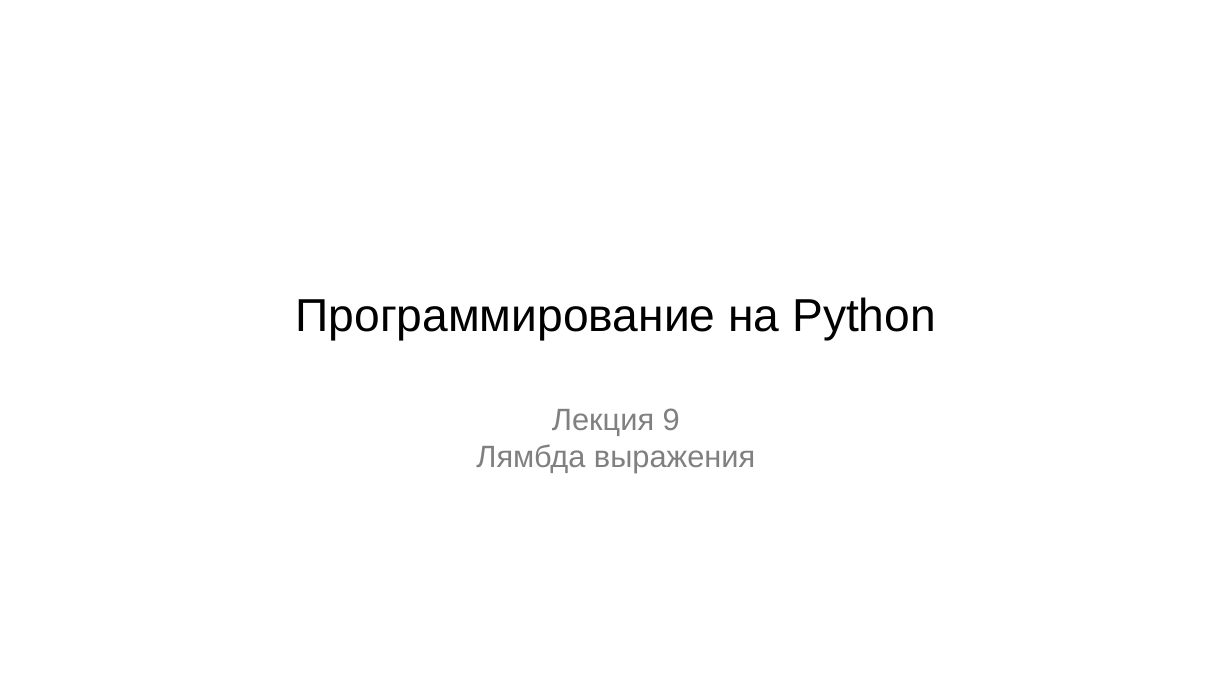
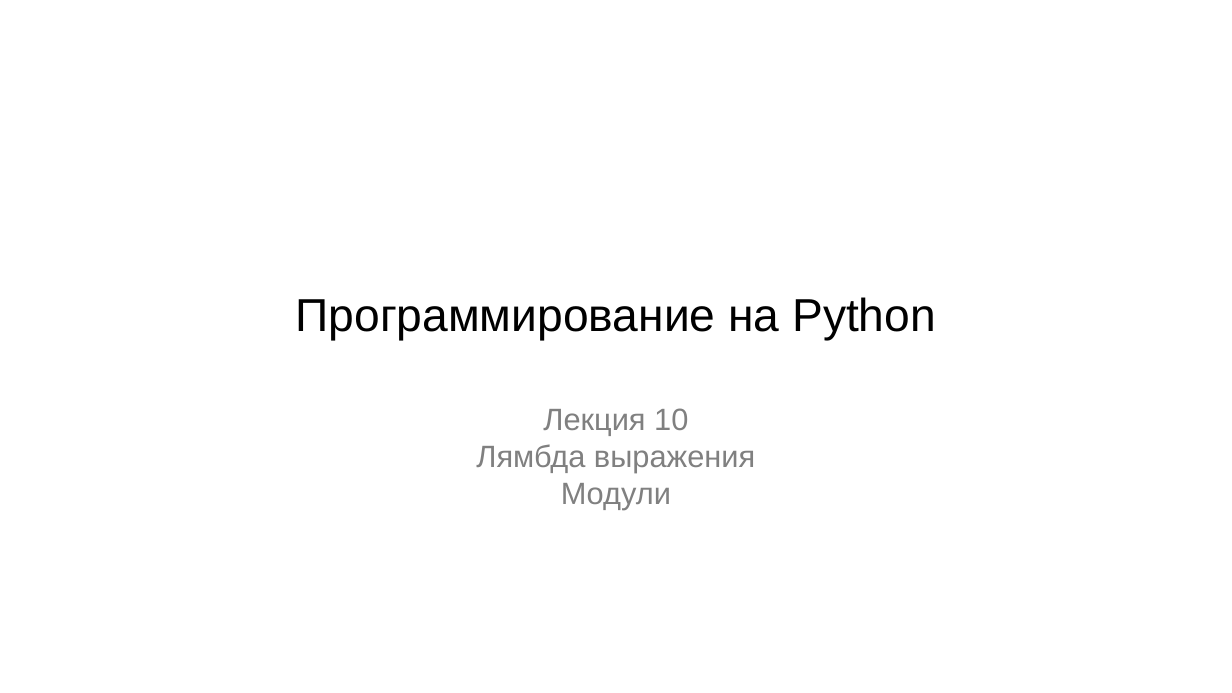
Before and after one commit to maxchv/LearnPython, a slide deck: slide 1 of week06/Lambda.pptx. Drawn at 1232x693 pixels with LibreOffice and Linux fonts; fonts in the diff are those of the drawing. Boxes give left, top, right and bottom in pixels: in the first picture for what was removed or moved away, otherwise in the second. Text is boxed around its words. In the diff, an @@ line names an element or a change of style, - is before the commit and + after.

```diff
--- a/week06/Lambda.pptx
+++ b/week06/Lambda.pptx
@@ subtitle at box(543, 408, 688, 436): text changed @@
-Лекция 9
+Лекция 10
@@ subtitle at box(561, 483, 671, 509): paragraph added @@
+Модули
```
Also in this commit, not shown: 5 other slides changed, 19 slides added, 5 slides removed, 2 other files.
